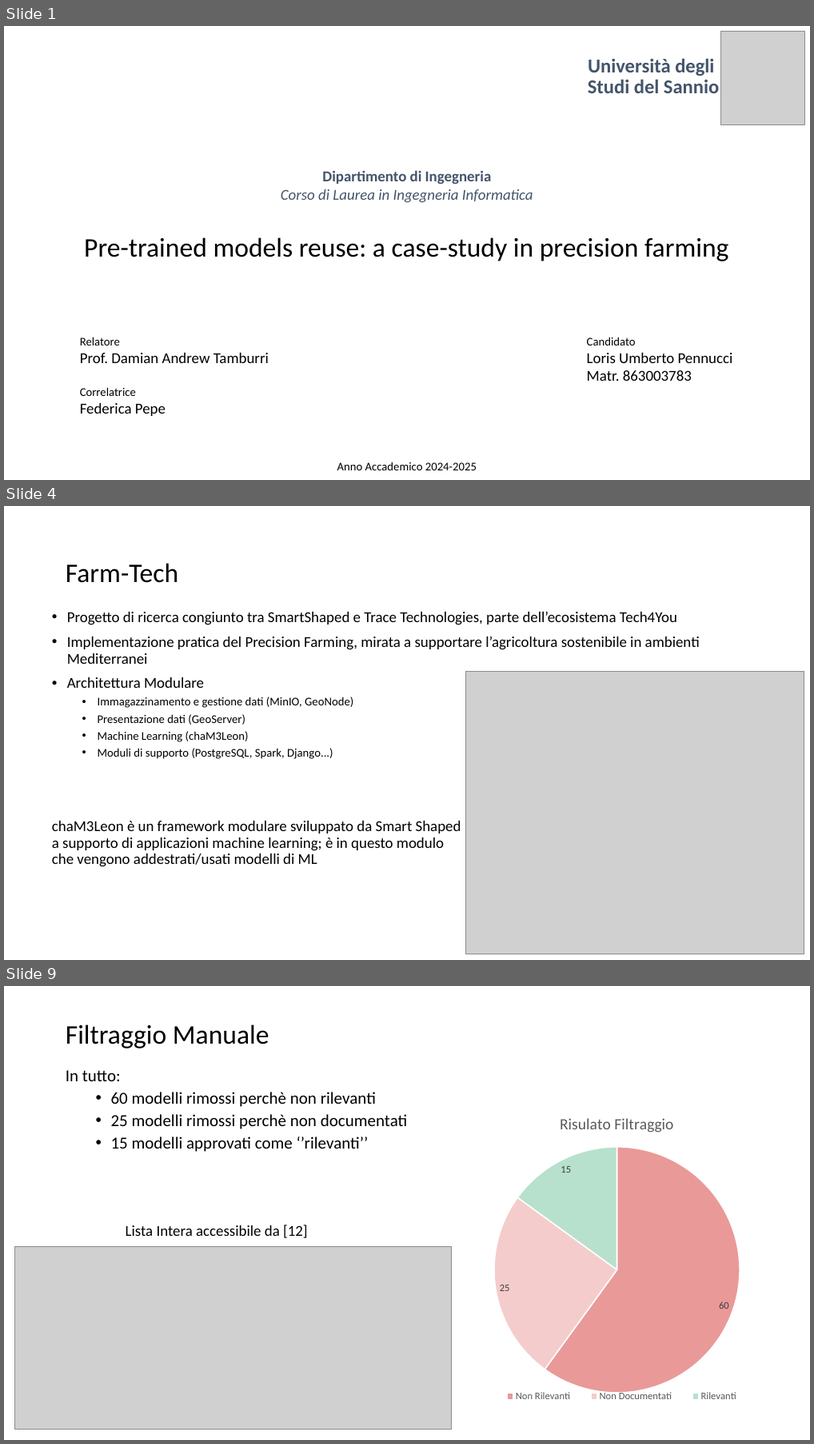
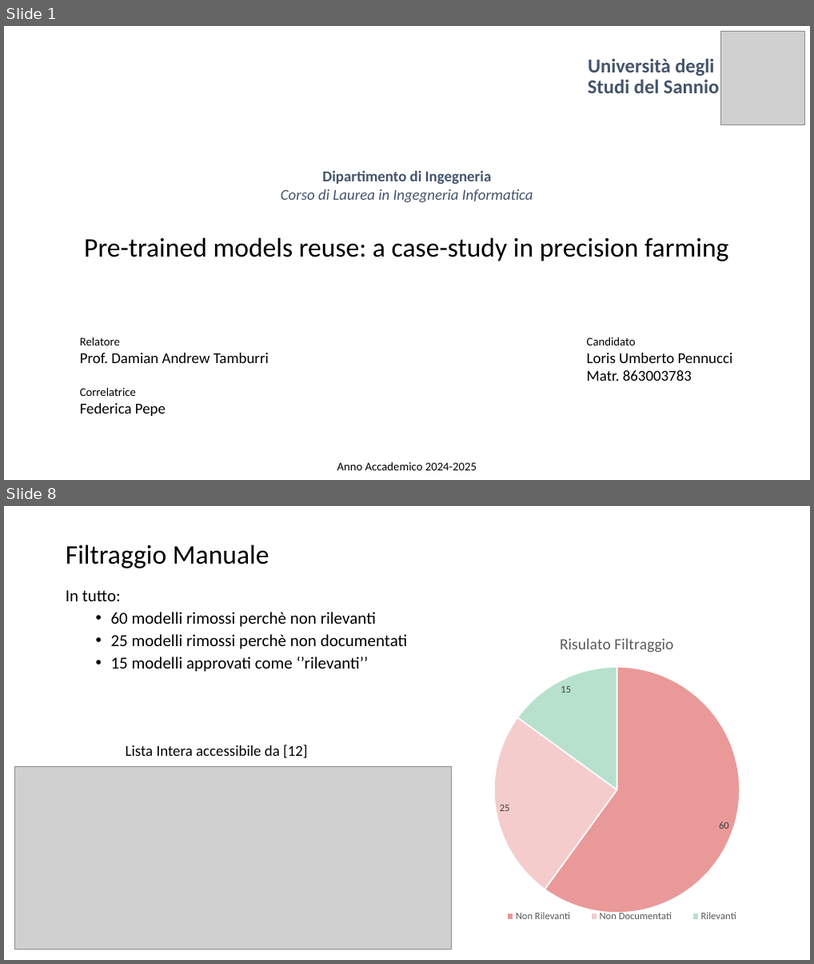
Before and after one commit to lPen88/tesi, a slide deck: presentazione.pptx. Shown one above the other, each under a label of ours: slides 1, 4 and 9 before the commit, slides 1 and 8 after it; the slides between them are not shown. The pictures are 814x1444 and 814x964 pixels, drawn with LibreOffice and Linux fonts; fonts in the diff are those of the drawing; grey boxes stand for pictures. Boxes give left, top, right and bottom in pixels: in the first picture for what was removed or moved away, otherwise in the second. Text is boxed around its words. In the diff, an @@ line names an element or a change of style, - is before the commit and + after.

```diff
--- a/presentazione.pptx
+++ b/presentazione.pptx
@@ slide 4 removed at box(4, 506, 810, 960), background #FFFFFF @@
@@ title removed at box(66, 563, 178, 583) @@
-Farm-Tech
@@ text removed at box(52, 612, 700, 867) @@
-• Progetto di ricerca congiunto tra SmartShaped e Trace Technologies, parte dell’ecosistema Tech4You
-• Implementazione pratica del Precision Farming, mirata a supportare l’agricoltura sostenibile in ambienti Mediterranei
-• Architettura Modulare
-  • Immagazzinamento e gestione dati (MinIO, GeoNode)
-  • Presentazione dati (GeoServer)
-  • Machine Learning (chaM3Leon)
-  • Moduli di supporto (PostgreSQL, Spark, Django...)
-chaM3Leon è un framework modulare sviluppato da Smart Shaped
-a supporto di applicazioni machine learning; è in questo modulo
-che vengono addestrati/usati modelli di ML
@@ picture removed at box(466, 672, 804, 954) @@
@@ what was slide 9 is now slide 8 @@
```
Also in this commit, not shown: 12 slides changed, 2 other slides removed, 1 other file.
